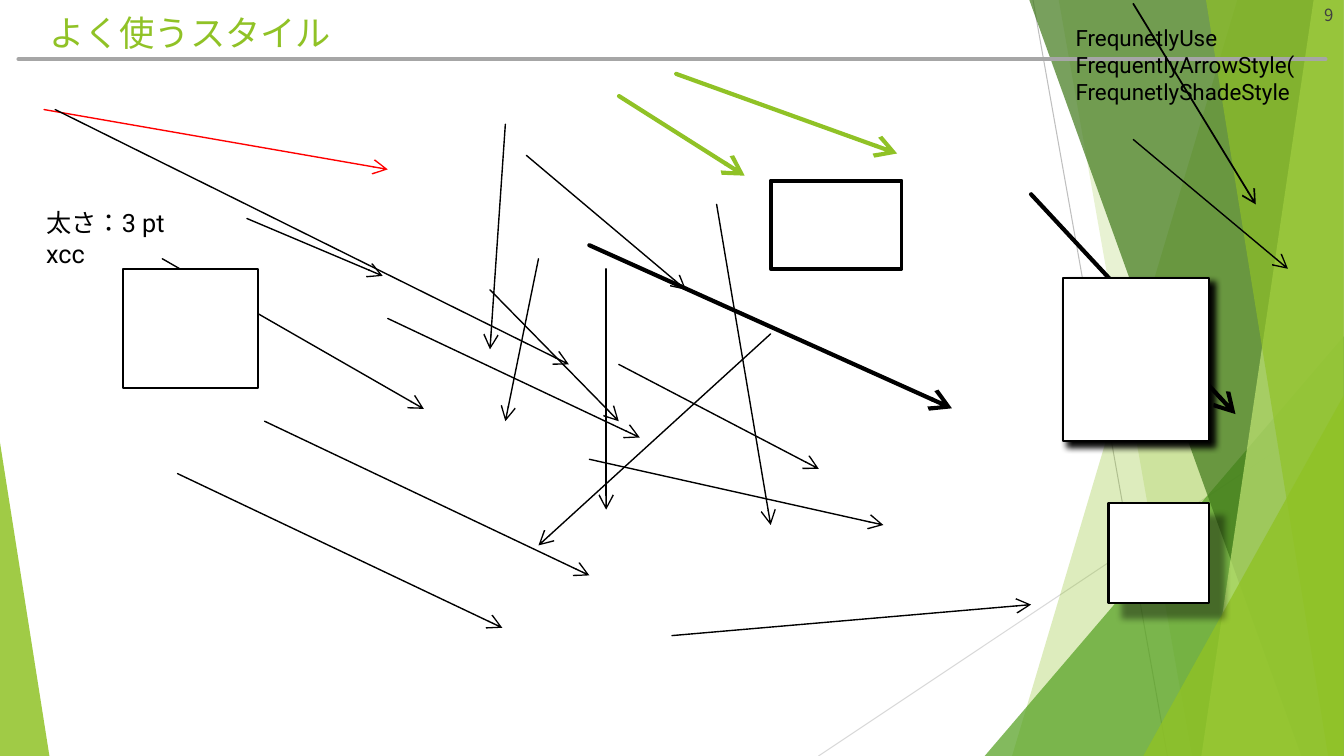
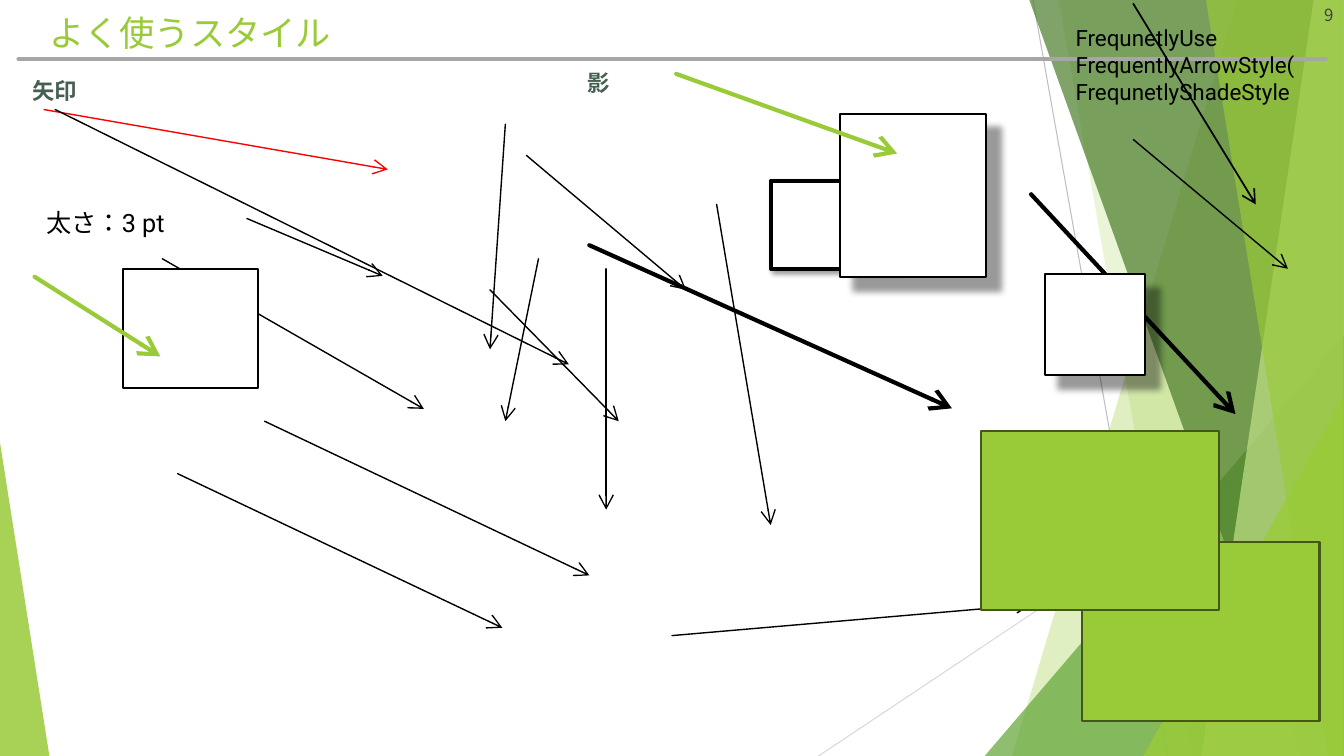
Before and after one commit to hitsuji-ga-u/pawapo, a slide deck: slide 9 of slide/customUI_debug.pptm. Drawn at 1344x756 pixels with LibreOffice and Linux fonts; fonts in the diff are those of the drawing. Boxes give left, top, right and bottom in pixels: in the first picture for what was removed or moved away, otherwise in the second. Text is boxed around its words. In the diff, an @@ line names an element or a change of style, - is before the commit and + after.

```diff
--- a/slide/customUI_debug.pptm
+++ b/slide/customUI_debug.pptm
@@ title "よく使うスタイル" at <box>49,16,331,49</box>: text colour #90C226 to #99CB38 @@
@@ freeform shape at <box>1012,0,1344,756</box>: fill #90C226 at 30% opacity to #99CB38 at 30% opacity @@
@@ freeform shape at <box>1029,0,1344,756</box>: fill #3F7819 at 70% opacity to #4A7C29 at 70% opacity @@
@@ freeform shape at <box>1059,0,1344,756</box>: fill #90C226 at 20% opacity to #99CB38 at 20% opacity @@
@@ freeform shape at <box>1202,0,1344,756</box>: fill #C0E474 at 70% opacity to #C2E088 at 70% opacity @@
@@ freeform shape at <box>1206,0,1344,756</box>: fill #90C226 at 65% opacity to #99CB38 at 65% opacity @@
@@ text added at <box>33,80,78,101</box>, 16 pt, text #455F51, bold @@
+矢印
@@ text added at <box>587,72,609,93</box>, 16 pt, text #455F51, bold @@
+影
@@ arrow (677, 74) - (897, 153): stroke #90C226 3 pt to #99CB38 3 pt @@
@@ rectangle: place and size @@
-rectangle at <box>1063,278,1210,442</box>
+rectangle at <box>840,114,987,277</box>
@@ rectangle at <box>840,114,987,277</box>: shadow changed @@
@@ rectangle at <box>771,180,902,269</box>: shadow on @@
@@ text at <box>46,249,85,264</box>: paragraph removed @@
-xcc
@@ arrow moved from (619, 96) - (745, 175) to (34, 277) - (160, 357) @@
@@ arrow (34, 277) - (160, 357): stroke #90C226 3 pt to #99CB38 3 pt @@
@@ rectangle: place and size @@
-rectangle at <box>1109,503,1210,604</box>
+rectangle at <box>1045,274,1145,375</box>
@@ arrow removed from (388, 319) to (640, 438) @@
@@ arrow removed from (771, 334) to (538, 545) @@
@@ triangle at <box>985,336,1344,756</box>: fill #54A021 at 72% opacity to #63A537 at 72% opacity @@
@@ arrow removed from (619, 365) to (819, 469) @@
@@ triangle at <box>1143,396,1344,756</box>: fill #90C226 at 80% opacity to #99CB38 at 80% opacity @@
@@ triangle at <box>0,443,49,756</box>: fill #90C226 at 85% opacity to #99CB38 at 85% opacity @@
@@ rectangle added at <box>981,432,1219,611</box>, fill #99CB38, outline #435919 1.5 pt @@
@@ arrow removed from (590, 460) to (883, 525) @@
@@ rectangle added at <box>1082,542,1320,722</box>, fill #99CB38, outline #435919 1.5 pt @@
```
Also in this commit, not shown: 14 other slides changed, 7 slides added, 3 slides removed, 6 other files.
